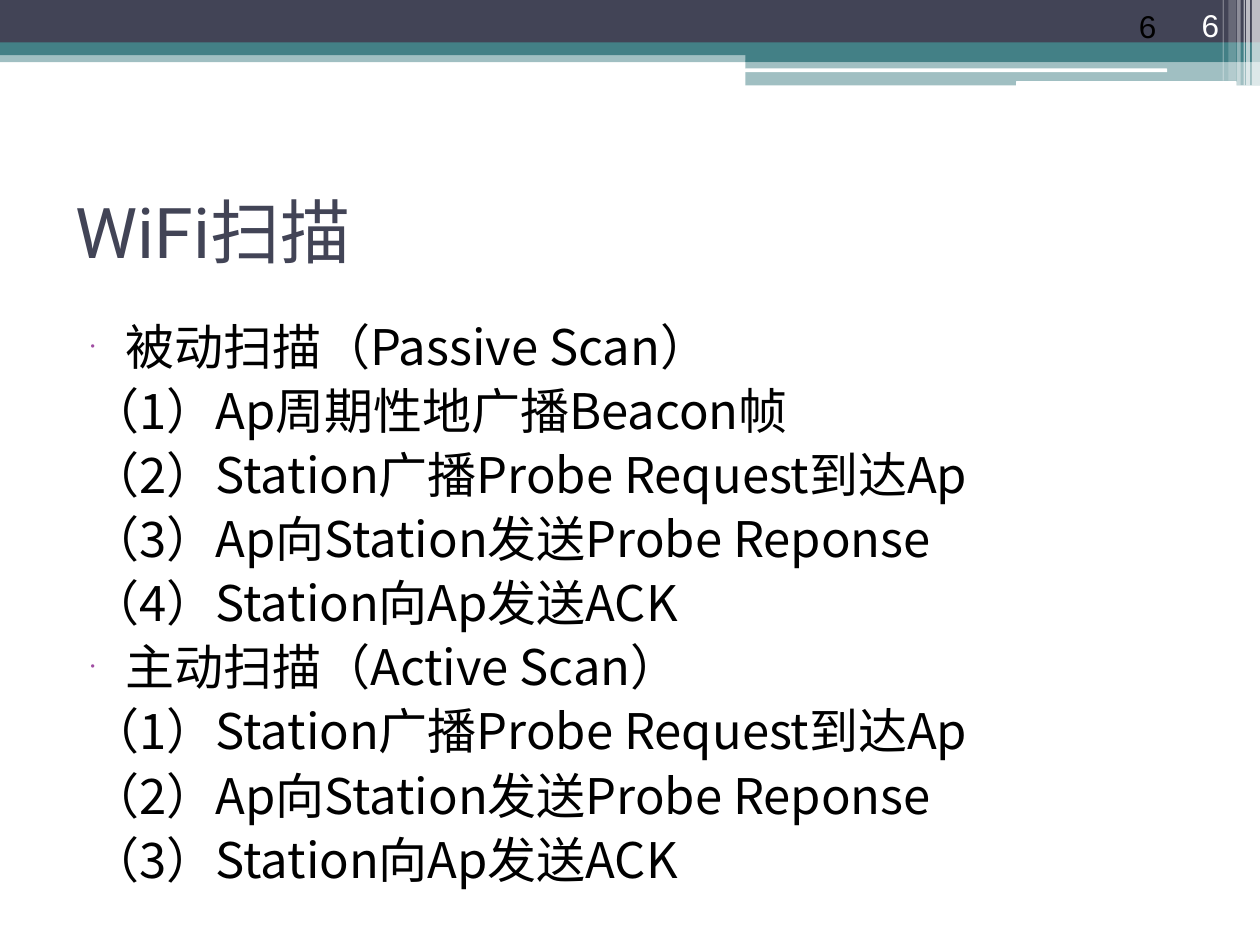
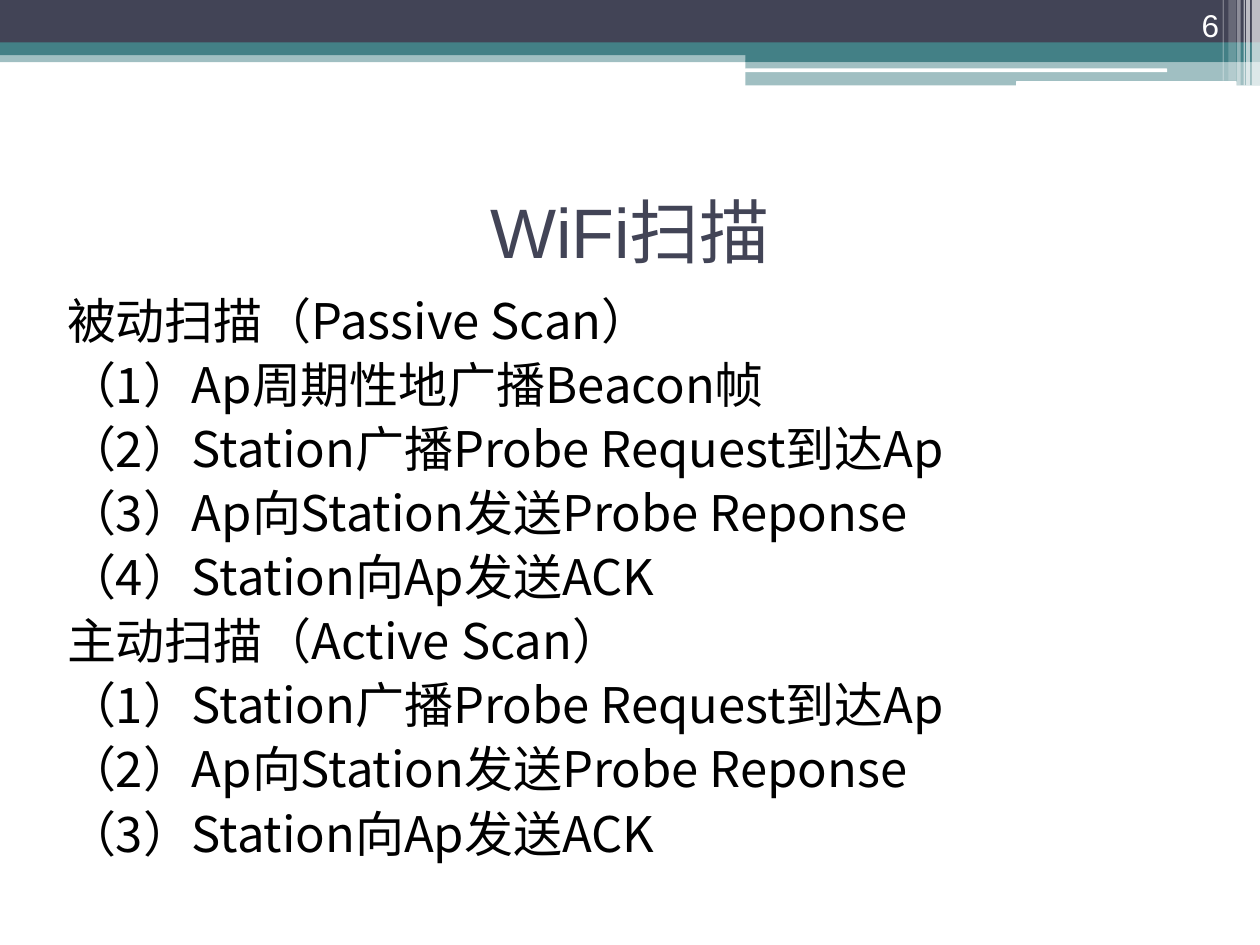
Before and after one commit to ychmax/MyDevelopBase, a slide deck: slide 6 of 第12章 网络数据传输/12.3 Wifi管理类/12.3 Wifi管理类.ppt. Drawn at 1260x945 pixels with LibreOffice and Linux fonts; fonts in the diff are those of the drawing. Boxes give left, top, right and bottom in pixels: in the first picture for what was removed or moved away, otherwise in the second. Text is boxed around its words. In the diff, an @@ line names an element or a change of style, - is before the commit and + after.

```diff
--- a/第12章 网络数据传输/12.3 Wifi管理类/12.3 Wifi管理类.ppt
+++ b/第12章 网络数据传输/12.3 Wifi管理类/12.3 Wifi管理类.ppt
@@ page number at box(1202, 15, 1220, 38): text colour #000000 to #FFFFFF; alignment left to right; vertical alignment top to bottom @@
@@ title "WiFi扫描" at box(490, 203, 770, 264): font Roboto to Arial; alignment left to centre @@
@@ text "被动扫描（Passive Scan）": place and size @@
-text "被动扫描（Passive Scan）" at box(91, 323, 967, 890)
+text "被动扫描（Passive Scan）" at box(67, 297, 944, 864)
@@ text "被动扫描（Passive Scan）" at box(67, 297, 944, 864): bullet • to none; indent changed @@
```
Also in this commit, not shown: 14 other slides changed, 6 other files.
